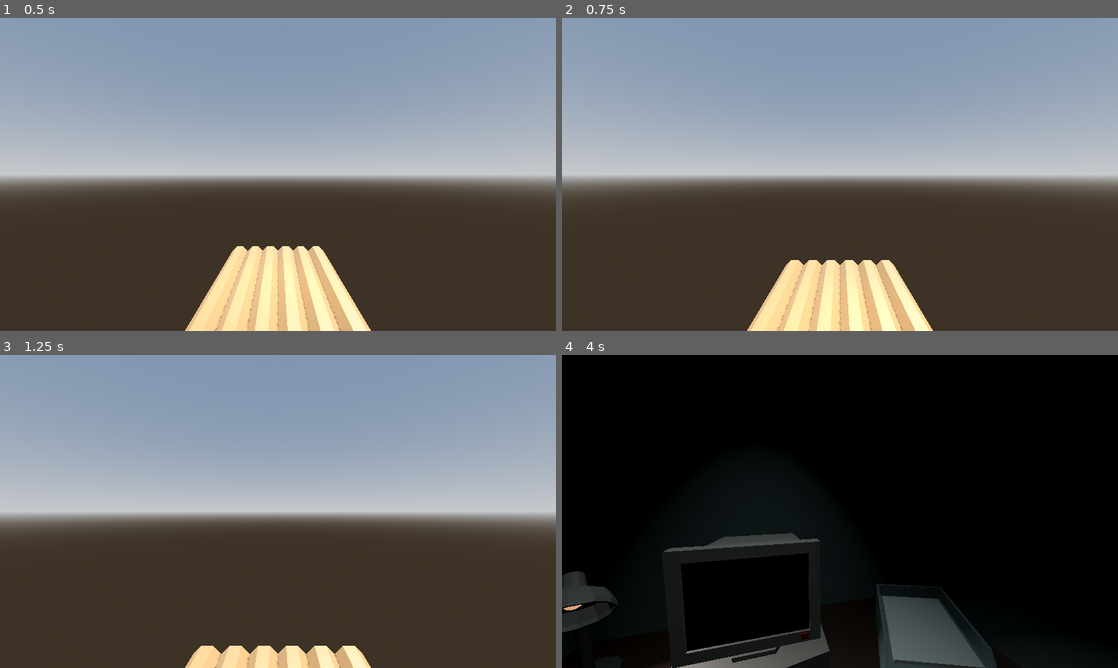
Above: before the commit, frames 1-4 (two rows, left to right).
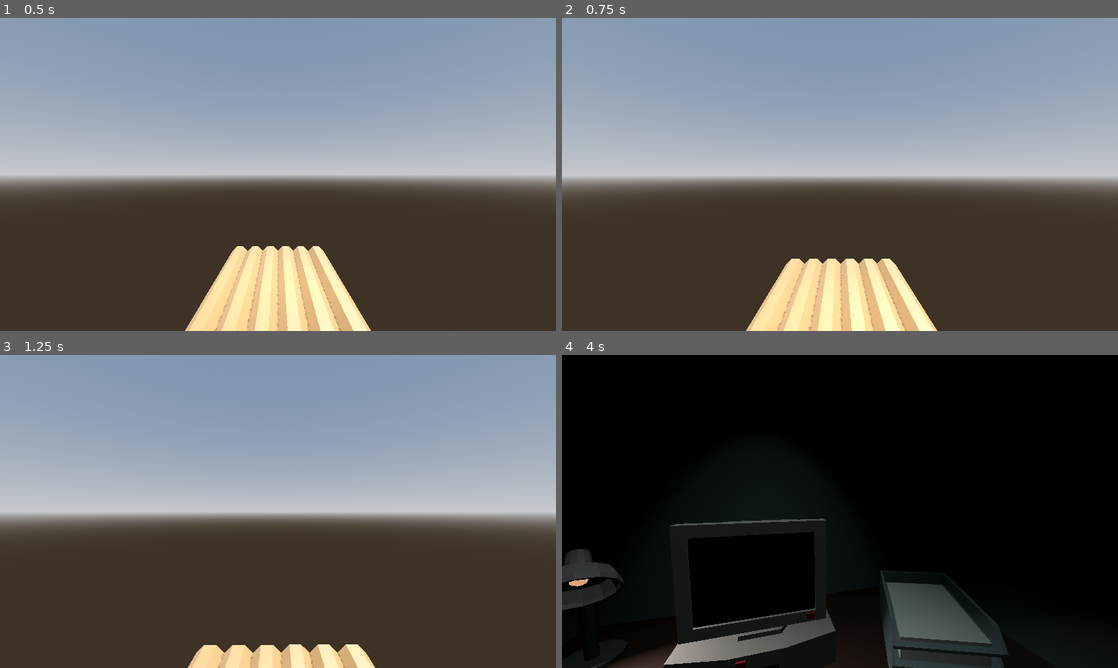
Above: after the commit, the same moments.

Repository: triangle-int/inner-inhabited
Game: Godot game, scene res://scenes/fpv/test_raft.tscn
Same seed, same stepped clock (60 frames per second), same inputs: the game is played once before the commit and once after it. This scene is started directly instead of the project's main scene.
Inputs (mouse positions are in pixels of both pictures, inside the frame that each line leads up to):
- Up to frame 1 (0.5 s): no input
- Up to frame 2 (0.75 s): tap Enter at 0.5 s; move the mouse to (962, 158) at 0.52 s; hold W (move_forward) from 0.53 s (still down); hold Right mouse button (connect_nodes) from 0.53 s (still down); click (962, 158) at 0.67 s
- Up to frame 3 (1.25 s): keep holding W (move_forward); keep holding Right mouse button (connect_nodes); tap Space at 0.77 s
- Up to frame 4 (4 s): keep holding W (move_forward); move the mouse to (812, 511) at 1.27 s; release Right mouse button (connect_nodes) at 1.28 s; right-click (812, 511) at 1.35 s; tap Space at 1.52, 2, 3.02, 3.77 s; move the mouse to (851, 505) at 2.02 s; hold D (delete_node) 2.03-2.78 s; right-click (851, 505) at 2.3 s; move the mouse to (834, 517) at 2.77 s; click (834, 517) at 2.85 s; right-click (834, 517) at 3.05 s; move the mouse to (878, 514) at 3.52 s; hold Right mouse button (connect_nodes) from 3.53 s (still down); tap Enter at 3.6 s

Frame 1 is identical in both runs. In frame 2, 1.2% of the frame differs, in the area x 33-68%, y 76-100%; in frame 3, 0.8%; in frame 4, 9.3%, in the area x 0-80%, y 52-100%.

Commit message:
head bobbing fixed

Diff:
--- a/scenes/fpv/player.tscn
+++ b/scenes/fpv/player.tscn
@@ -1,6 +1,7 @@
-[gd_scene load_steps=3 format=3 uid="uid://caicjo8jm4mf0"]
+[gd_scene load_steps=4 format=3 uid="uid://caicjo8jm4mf0"]
 
 [ext_resource type="Script" path="res://scripts/fpv/player.gd" id="1_qbcyw"]
+[ext_resource type="Script" path="res://scripts/fpv/head_bobbing.gd" id="2_8nugv"]
 
 [sub_resource type="CapsuleShape3D" id="CapsuleShape3D_y14af"]
 radius = 0.3
@@ -16,4 +17,11 @@
 [node name="Head" type="Node3D" parent="."]
 transform = Transform3D(1, 0, 0, 0, 1, 0, 0, 0, 1, 0, 1.7, 0)
 
-[node name="Camera3D" type="Camera3D" parent="Head"]
+[node name="Camera3D" type="Camera3D" parent="Head" node_paths=PackedStringArray("camera_look_node", "player_movement")]
+script = ExtResource("2_8nugv")
+frequency = 8.0
+amplitude_x = 0.18
+amplitude_y = 0.3
+smooth_speed = 2.0
+camera_look_node = NodePath("..")
+player_movement = NodePath("../..")
--- a/scripts/core/node/base_signal_node.gd
+++ b/scripts/core/node/base_signal_node.gd
@@ -36,4 +36,6 @@
 
 
 func sort_outgoing_connections() -> void:
-	outgoing_connections.sort_custom(func(a: Connection, b: Connection) -> bool: return a.target.position.x < b.target.position.x)
+	outgoing_connections.sort_custom(
+		func(a: Connection, b: Connection) -> bool: return a.target.position.x < b.target.position.x
+	)
--- a/scripts/core/node/connection.gd
+++ b/scripts/core/node/connection.gd
@@ -56,7 +56,9 @@
 			queue_free()
 			return
 
-		var contains_short_loops: bool = candidate.outgoing_connections.any(func(conn: Connection) -> bool: return conn.target == source)
+		var contains_short_loops: bool = candidate.outgoing_connections.any(
+			func(conn: Connection) -> bool: return conn.target == source
+		)
 		if contains_short_loops:
 			queue_free()
 			return
--- a/scripts/core/signal/signal_view.gd
+++ b/scripts/core/signal/signal_view.gd
@@ -1,6 +1,5 @@
 class_name SignalView
 extends Node
-
 
 @onready var label: Label = $Label
 
--- a/scripts/fpv/head_bobbing.gd
+++ b/scripts/fpv/head_bobbing.gd
@@ -28,7 +28,7 @@
 
 
 func get_target_position() -> Vector3:
-	if player_movement.is_moving():
+	if player_movement.is_moving() and not player_movement.on_raft:
 		return get_footstep_motion_position()
 	return start_position
 
--- a/scripts/fpv/player.gd
+++ b/scripts/fpv/player.gd
@@ -4,6 +4,7 @@
 signal entered_raft
 
 @export var movement_speed := 5.0
+@export var stop_duration := 0.2
 @export var rotation_speed := 0.005
 @export var min_rotation_angle := -60.0
 @export var max_rotation_angle := 60.0
@@ -34,15 +35,23 @@
 		)
 
 
-func _physics_process(_delta: float) -> void:
+func _physics_process(delta: float) -> void:
 	if on_raft:
 		return
 
-	var input_dir := Input.get_vector("move_left", "move_right", "move_forward", "move_back")
-	var direction := (transform.basis * Vector3(input_dir.x, 0, input_dir.y)).normalized()
+	var input_dir := Input.get_vector("move_left", "move_right", "move_forward", "move_backwards")
+	var direction: Vector3 = (transform.basis * Vector3(input_dir.x, 0, input_dir.y)).normalized()
+	if direction:
+		velocity.x = direction.x * movement_speed
+		velocity.z = direction.z * movement_speed
+	else:
+		var horizontal_velocity := Vector3(velocity.x, 0, velocity.z)
+		var new_horizontal_velocity := horizontal_velocity.move_toward(
+			Vector3.ZERO, (movement_speed / stop_duration) * delta
+		)
+		velocity.x = new_horizontal_velocity.x
+		velocity.z = new_horizontal_velocity.z
 
-	velocity.x = direction.x * movement_speed
-	velocity.z = direction.z * movement_speed
 	move_and_slide()
 
 
